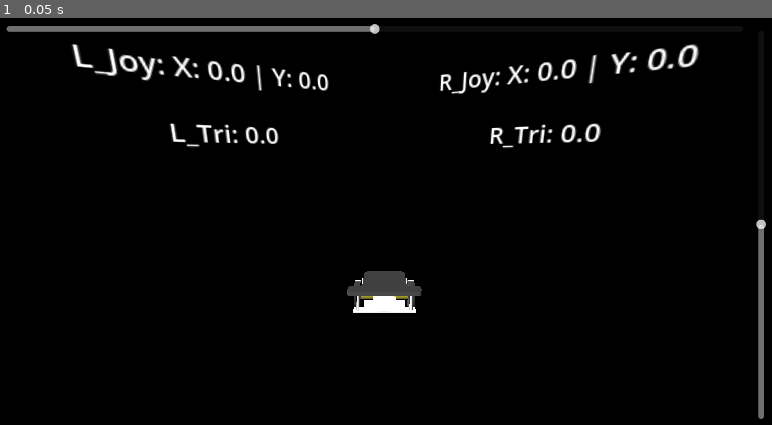
Above: before the commit, frame 1.
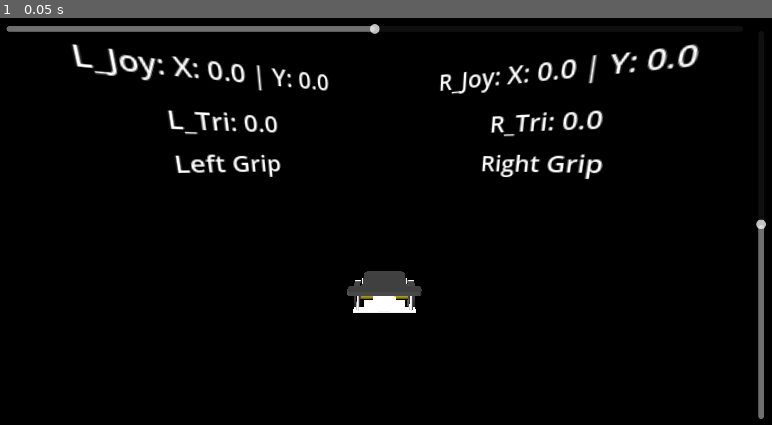
Above: after the commit, the same moment.

Repository: CStourme/ks4036_demo_voiture
Game: Godot game, scene res://_/scenes/demo_voiture.tscn
Two runs of this game, one before a commit and one after it. Both use one fixed random seed, a clock stepped at 60 frames per second and the inputs below.
Inputs:
- Up to frame 1 (0.05 s): no input

The runs differ from the first frame. In frame 1, 1.7% of the frame differs, in the area x 21-79%, y 22-40%.

Commit message:
[DEV] Grips working

Diff:
--- a/_/scenes/demo_voiture.tscn
+++ b/_/scenes/demo_voiture.tscn
@@ -199,14 +199,27 @@
 
 [node name="Left_Trigger_Label" type="Label3D" parent="." unique_id=1542583538]
 transform = Transform3D(0.90630776, 0, 0.42261827, 0, 1, 0, -0.42261827, 0, 0.90630776, 0, 0, -1.3211266)
-offset = Vector2(-150, 50)
+offset = Vector2(-150, 60)
 text = "Left Trigger"
 font_size = 20
 
 [node name="Right_Trigger_Label" type="Label3D" parent="." unique_id=1122729412]
 transform = Transform3D(0.90630776, 0, -0.42261827, 0, 1, 0, 0.42261827, 0, 0.90630776, 0, 0, -1.3211266)
-offset = Vector2(150, 50)
+offset = Vector2(150, 60)
 text = "Right Trigger
+"
+font_size = 20
+
+[node name="Left_Grip_Label" type="Label3D" parent="." unique_id=1974429705]
+transform = Transform3D(0.90630776, 0, 0.42261827, 0, 1, 0, -0.42261827, 0, 0.90630776, 0, 0, -1.3211266)
+offset = Vector2(-150, 25)
+text = "Left Grip"
+font_size = 20
+
+[node name="Right_Grip_Label" type="Label3D" parent="." unique_id=795281713]
+transform = Transform3D(0.90630776, 0, -0.42261827, 0, 1, 0, 0.42261827, 0, 0.90630776, 0, 0, -1.3211266)
+offset = Vector2(150, 25)
+text = "Right Grip
 "
 font_size = 20
 
--- a/_/scripts/input_xr_relay.gd
+++ b/_/scripts/input_xr_relay.gd
@@ -39,6 +39,7 @@
 	right_hand_trigger_update.emit(R_Trigger)
 	if right_trigger_label_debug != null:
 		right_trigger_label_debug.text = "R_Tri: %0.1f" % R_Trigger
+
 	var L_Trigger: float = get_left_trigger_value()
 	left_hand_trigger_update.emit(L_Trigger)
 	if left_trigger_label_debug != null:
--- a/_/scripts/ks4036_movement.gd
+++ b/_/scripts/ks4036_movement.gd
@@ -1,71 +1,72 @@
 class_name KS4036Movement
 extends Node
 
-# Note à moi-même : Ces deux signaux sont mes "câbles de transmission".
-# Ils vont envoyer la vitesse finale calculée pour chaque roue directement au script "wheel_rotation.gd".
 signal wheel_rotation_in_percent_left(percent: float)
 signal wheel_rotation_in_percent_right(percent: float)
 
-# Note à moi-même : Mes variables de configuration (réglables dans l'inspecteur)
 @export var car_movement: CharacterBody3D
-@export var speed_forward_ms: float = 0.5
+@export var speed_forward_ms: float = 0.3
+@export var speed_rotate_degree: float = 180
+
+# NOUVEAU (Note à moi-même) : J'ajoute la largeur réelle de ma voiture en mètres (ex: 2.0 mètres).
+# C'est cette dimension qui va permettre de calculer le pivot parfait sans glisser !
+@export var car_width: float = 0.08
+
 @export_range(-1,1,0.1) var joystick_intensity: float = 0
-@export var speed_rotate_degree: float = 90
 @export_range(-1,1,0.1) var joystick_rotation_intensity: float = 0
 
 func _ready() -> void:
-	# Note à moi-même : Une sécurité au lancement du jeu. Si j'ai oublié de glisser le corps
-	# 3D de ma voiture dans la case "car_movement", Godot va m'alerter dans la console.
 	if car_movement == null:
 		push_warning("Character not found!")
 
-# Note à moi-même : Cette fonction reçoit la puissance du mouvement (gâchettes ou joystick Y)
 func set_joystick_forward(percent: float):
 	joystick_intensity = percent
 
-# Note à moi-même : Cette fonction reçoit la puissance du virage (gâchettes ou joystick X)
 func set_joystick_rotate(percent: float):
 	joystick_rotation_intensity = percent
 
-# Note à moi-même : Une fonction bonus si jamais je veux lui envoyer un Vector2 complet d'un coup
 func set_joystick_with_vector2(joystick: Vector2):
 	joystick_rotation_intensity = joystick.x
 	joystick_intensity = joystick.y
 
 func _process(delta: float) -> void:
-	# --- 1. DÉPLACEMENT ET ROTATION DE LA VOITURE ---
-	# Note à moi-même : Je récupère la position actuelle de ma voiture en 3D
+	# --- 1. CALCUL PRÉALABLE DE LA VITESSE DES ROUES (Note à moi-même) ---
+	# Je calcule la vitesse des roues AVANT de bouger la voiture.
+	# Comme ça, je peux détecter si l'une d'elles est censée être immobile à l'arrêt (égale à 0).
+	var vitesse_roue_gauche: float = joystick_intensity + (joystick_rotation_intensity * 0.5)
+	var vitesse_roue_droite: float = joystick_intensity - (joystick_rotation_intensity * 0.5)
+
+	# --- 2. L'AJUSTEMENT "EFFET COMPAS" (Note à moi-même) ---
+	# Par défaut, j'utilise le calcul de vitesse normal.
+	var vitesse_avance_reelle: float = speed_forward_ms * joystick_intensity
+
+	# ASTUCE GÉOMÉTRIQUE : Si la roue droite OU la roue gauche est à 0.0 pendant qu'on tourne,
+	# c'est qu'on est en train d'utiliser un seul trigger (L ou R). On veut un pivot parfait !
+	var pivot_gauche_actif: bool = vitesse_roue_gauche == 0.0 and vitesse_roue_droite != 0.0
+	var pivot_droit_actif: bool = vitesse_roue_droite == 0.0 and vitesse_roue_gauche != 0.0
+
+	if pivot_gauche_actif or pivot_droit_actif:
+		# Je calcule la vitesse de rotation en Radians par seconde
+		var rotation_rad_s: float = deg_to_rad(speed_rotate_degree) * abs(joystick_rotation_intensity)
+		# Le rayon du virage correspond exactement à la moitié de la largeur de ma voiture
+		var rayon_du_pivot: float = car_width / 2.0
+
+		# Formule mathématique absolue : Vitesse = Rotation * Rayon.
+		# J'utilise "sign()" pour savoir si on avance (1.0) ou si on recule avec le majeur (-1.0).
+		var sens_marche: float = sign(joystick_intensity)
+		vitesse_avance_reelle = sens_marche * (rotation_rad_s * rayon_du_pivot)
+
+	# --- 3. DÉPLACEMENT ET ROTATION DE LA VOITURE ---
 	var position: Vector3 = car_movement.position
-
-	# Je regarde vers où pointe l'avant de ma voiture (-basis.z) et j'annule la hauteur (y = 0) pour ne pas s'envoler
 	var direction_forward: Vector3 = -car_movement.basis.z
 	direction_forward.y = 0
 
-	# Je calcule la nouvelle position (Position + Direction * VitesseMax * ForceDonnée * TempsÉcoulé)
-	position = position + direction_forward * speed_forward_ms * joystick_intensity * delta
+	# J'applique ma vitesse (qui est maintenant automatiquement bridée et parfaite lors d'un pivot)
+	position = position + direction_forward * vitesse_avance_reelle * delta
 	car_movement.position = position
 
-	# Je fais tourner la voiture sur elle-même (l'axe Y) par rapport à l'intensité de rotation demandée
 	car_movement.rotate_y(deg_to_rad(speed_rotate_degree) * delta * -joystick_rotation_intensity)
 
-	# --- 2. CALCUL DE LA VITESSE DE CHAQUE ROUE ---
-	# COMMENT ÇA MARCHE ?
-	# Pour la roue GAUCHE, j'ajoute la rotation. Pour la roue DROITE, je la soustrais.
-	#
-	# POURQUOI LE * 0.5 ?
-	# Mon script intermédiaire m'envoie une valeur de rotation deux fois plus forte que le mouvement
-	# quand je n'appuie que sur un seul trigger (ex: Mouvement = 0.5, Rotation = 1.0).
-	# En multipliant la rotation par 0.5, j'équilibre parfaitement les deux forces !
-	#
-	# Exemple concret : J'appuie UNIQUEMENT sur le Trigger Gauche à fond.
-	# Mon script de pilotage calculera : joystick_intensity = 0.5  et  joystick_rotation_intensity = 1.0
-	# - Roue Gauche : 0.5 + (1.0 * 0.5) = 1.0  -> Elle tourne à fond en avant. Perfect !
-	# - Roue Droite : 0.5 - (1.0 * 0.5) = 0.0  -> Elle reste pile à l'arrêt, comme un vrai char !
-	var vitesse_roue_gauche: float = joystick_intensity + (joystick_rotation_intensity * 0.5)
-	var vitesse_roue_droite: float = joystick_intensity - (joystick_rotation_intensity * 0.5)
-
-	# --- 3. ENVOI DES VALEURS AUX ROUES ---
-	# Note à moi-même : J'envoie mes pourcentages enfin équilibrés à mes roues 3D.
-	# Si la valeur calculée est négative, le script "wheel_rotation.gd" fera tourner la roue en arrière automatiquement.
+	# --- 4. ENVOI DES VALEURS AUX ROUES ---
 	wheel_rotation_in_percent_left.emit(vitesse_roue_gauche)
 	wheel_rotation_in_percent_right.emit(vitesse_roue_droite)
